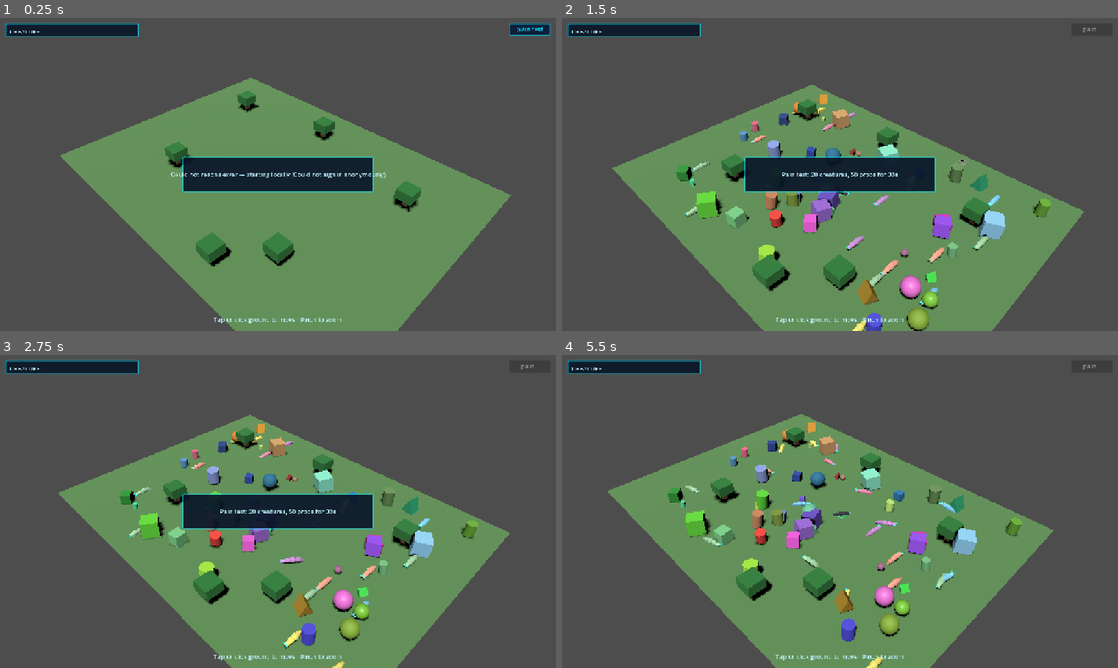
Above: before the commit, frames 1-4 (two rows, left to right).
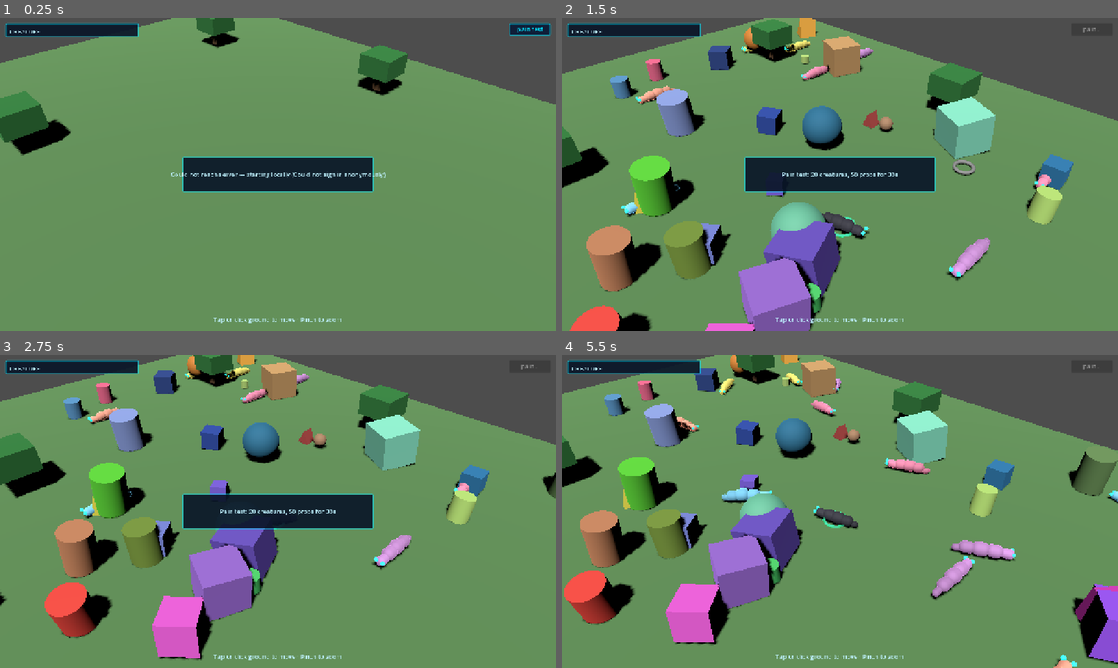
Above: after the commit, the same moments.

Repository: melqudsi/Creature
Game: Godot game, scene res://scenes/main.tscn
Two runs of this game, one before a commit and one after it. Both use one fixed random seed, a clock stepped at 60 frames per second and the inputs below.
Inputs (mouse positions are in pixels of both pictures, inside the frame that each line leads up to):
- Up to frame 1 (0.25 s): no input
- Up to frame 2 (1.5 s): click "pain test" at 0.5 s; tap Enter at 1.25 s; move the mouse to (962, 158) at 1.27 s; hold S (camera_pan_down) from 1.28 s (still down); click (962, 158) at 1.42 s
- Up to frame 3 (2.75 s): release S (camera_pan_down) at 2 s; drag from (166, 527) to (250, 574) at 2.02 s
- Up to frame 4 (5.5 s): move the mouse to (895, 442) at 2.77 s; hold D (camera_pan_right) 2.78-3.5 s; click (895, 442) at 2.92 s; drag from (812, 574) to (673, 464) at 3.52 s; move the mouse to (1006, 558) at 4.27 s; hold S (camera_pan_down) 4.28-5 s; click (1006, 558) at 4.42 s; drag from (673, 464) to (756, 433) at 5.02 s

The runs differ from the first frame. In frame 1, 53% of the frame differs, in the area x 0-100%, y 0-100%; in frame 2, 62%; in frame 3, 63%; in frame 4, 65%.

Commit message:
Add Godot live multiplayer, PWA orientation fix, and update agent docs.
Poll other players over Supabase, start zoomed in, remove boot toasts, and allow portrait PWA without landscape lock glitches.

Diff:
--- a/creature-godot/scripts/autoload/network_service.gd
+++ b/creature-godot/scripts/autoload/network_service.gd
@@ -16,6 +16,9 @@
 var _save_timer := 0.0
 var _web_request_pending := false
 var _web_request_result: Dictionary = {}
+var _world_map: WorldMap
+var _poll_accum := 0.0
+var _poll_in_flight := false
 
 func _uses_web_bridge() -> bool:
 	return OS.has_feature("web") and _web_net() != null
@@ -32,12 +35,39 @@
 	return net
 
 func _process(delta: float) -> void:
-	if not _save_dirty or not _online:
-		return
-	_save_timer += delta
-	if _save_timer >= POSITION_SAVE_INTERVAL:
-		_save_timer = 0.0
-		_flush_position_save()
+	if _save_dirty and _online:
+		_save_timer += delta
+		if _save_timer >= POSITION_SAVE_INTERVAL:
+			_save_timer = 0.0
+			_flush_position_save()
+	if _online and _world_map and is_instance_valid(_world_map):
+		_poll_accum += delta
+		if _poll_accum >= GameConfig.POLL_OTHERS_SEC and not _poll_in_flight:
+			_poll_accum = 0.0
+			_poll_remote_creatures()
+
+func start_creature_poll(world_map: WorldMap) -> void:
+	_world_map = world_map
+	_poll_accum = GameConfig.POLL_OTHERS_SEC
+	_poll_remote_creatures()
+
+func fetch_all_creatures() -> Array:
+	var resp := await _rest_request(HTTPClient.METHOD_GET, "/rest/v1/creatures?select=*")
+	if not resp.ok:
+		push_warning("fetch_all_creatures failed: %s" % resp.error)
+		return []
+	if typeof(resp.data) == TYPE_ARRAY:
+		return resp.data
+	return []
+
+func _poll_remote_creatures() -> void:
+	if not _online or _world_map == null or not is_instance_valid(_world_map):
+		return
+	_poll_in_flight = true
+	var rows: Array = await fetch_all_creatures()
+	_poll_in_flight = false
+	if _world_map and is_instance_valid(_world_map):
+		_world_map.sync_remote_creatures(rows)
 
 func is_online() -> bool:
 	return _online
@@ -81,10 +111,6 @@
 			_online = false
 			return false
 	GameState.player_data = db_row_to_player_data(row)
-	if is_new_player:
-		GameState.show_toast("New player saved to server")
-	else:
-		GameState.show_toast("Restored save from server")
 	return true
 
 func ensure_auth() -> bool:
@@ -143,7 +169,7 @@
 		return
 	_save_dirty = true
 
-func db_row_to_player_data(row: Dictionary) -> Dictionary:
+func db_row_to_player_data(row: Dictionary, for_player: bool = true) -> Dictionary:
 	var color := GameConfig.color_from_hex(str(row.get("color", "")))
 	return {
 		"id": str(row.get("id", "")),
@@ -154,7 +180,8 @@
 		"x": clampf(float(row.get("x", GameConfig.MAP_W / 2)), 0.0, GameConfig.MAP_W - 1.0),
 		"y": clampf(float(row.get("y", GameConfig.MAP_H / 2)), 0.0, GameConfig.MAP_H - 1.0),
 		"size_level": int(row.get("size_level", 1)),
-		"is_player": true,
+		"is_player": for_player,
+		"is_remote": not for_player,
 	}
 
 func creature_to_dict(creature: Creature) -> Dictionary:
--- a/creature-godot/scripts/camera/rts_camera.gd
+++ b/creature-godot/scripts/camera/rts_camera.gd
@@ -14,7 +14,7 @@
 const CAMERA_YAW := deg_to_rad(45.0)
 
 var _focus := Vector3.ZERO
-var _desired_distance := 22.0
+var _desired_distance := 8.0
 var _active_touches: Dictionary = {}
 var _touch_start := Vector2.ZERO
 var _touch_moved := false
@@ -28,6 +28,7 @@
 func _ready() -> void:
 	projection = PROJECTION_PERSPECTIVE
 	fov = 42.0
+	_desired_distance = zoom_min
 	_update_position(true)
 
 func bind_world_map(world_map: WorldMap) -> void:
--- a/creature-godot/scripts/config.gd
+++ b/creature-godot/scripts/config.gd
@@ -8,6 +8,7 @@
 const TILE_SIZE := 1.0
 
 const MOVE_TILES_PER_SEC := 1.0
+const POLL_OTHERS_SEC := 1.5
 
 const NAME_MAX_LEN := 10
 
--- a/creature-godot/scripts/main.gd
+++ b/creature-godot/scripts/main.gd
@@ -8,6 +8,8 @@
 func _ready() -> void:
 	await NetworkService.boot()
 	world_map.spawn_player()
+	if NetworkService.is_online():
+		NetworkService.start_creature_poll(world_map)
 	var player: Creature = world_map.get_player_creature()
 	if rts_camera.has_method("bind_world_map"):
 		rts_camera.bind_world_map(world_map)
--- a/creature-godot/scripts/units/creature.gd
+++ b/creature-godot/scripts/units/creature.gd
@@ -27,6 +27,7 @@
 var size_level := 1
 var is_asleep := false
 var is_player := false
+var is_remote := false
 var is_moving := false
 var is_spawning := false
 
@@ -37,6 +38,7 @@
 var _spawn_t := 0.0
 var _breath_phase := 0.0
 var _body_scale := 1.0
+var _remote_target := Vector2.ZERO
 var _segments: Array[MeshInstance3D] = []
 var _eyes: Array[MeshInstance3D] = []
 
@@ -55,6 +57,7 @@
 	grid_pos = Vector2(data.get("x", 8.0), data.get("y", 6.0))
 	size_level = int(data.get("size_level", 1))
 	is_player = data.get("is_player", false)
+	is_remote = data.get("is_remote", false)
 	is_asleep = data.get("is_asleep", false)
 	_apply_appearance()
 	_update_transform(true, 0.0)
@@ -65,6 +68,9 @@
 		spawn_fx.visible = true
 		_spawn_t = 0.0
 		scale = Vector3(0.01, 0.01, 0.01)
+	elif is_remote:
+		_remote_target = grid_pos
+		scale = Vector3.ONE * _body_scale
 	if creature_id != "preview" and creature_id != "portrait":
 		GameState.register_creature(self, data, is_player)
 
@@ -187,6 +193,10 @@
 	rotation.x = wave * 0.04
 
 func _process(delta: float) -> void:
+	if is_remote:
+		_process_remote(delta)
+		return
+
 	if is_spawning:
 		_spawn_t += delta
 		var p := clampf(_spawn_t / 1.2, 0.0, 1.0)
@@ -341,6 +351,38 @@
 		size_level = int(patch.size_level)
 		_apply_appearance()
 
+func apply_remote_state(row: Dictionary) -> void:
+	var target := Vector2(float(row.get("x", grid_pos.x)), float(row.get("y", grid_pos.y)))
+	_remote_target = target
+	var new_name := str(row.get("name", creature_name)).substr(0, GameConfig.NAME_MAX_LEN)
+	if new_name != creature_name:
+		creature_name = new_name
+	var new_level := int(row.get("size_level", size_level))
+	if new_level != size_level:
+		size_level = new_level
+		_apply_appearance()
+	var new_color := GameConfig.color_from_hex(str(row.get("color", "")))
+	if new_color != creature_color:
+		creature_color = new_color
+		_apply_appearance()
+
+func _process_remote(delta: float) -> void:
+	var to_target := _remote_target - grid_pos
+	var dist := to_target.length()
+	if dist > 0.02:
+		var step := minf(dist, delta * GameConfig.MOVE_TILES_PER_SEC * 1.5)
+		grid_pos += to_target / dist * step
+		is_moving = true
+		_move_dir = to_target / dist
+		_walk_phase += delta * 10.0
+		_apply_slither(delta)
+	else:
+		grid_pos = _remote_target
+		is_moving = false
+		_move_dir = Vector2.ZERO
+		_reset_body_pose()
+	_update_transform(false, delta)
+
 func _exit_tree() -> void:
 	if is_player and not creature_id.is_empty():
 		NetworkService.save_creature_position(creature_id, grid_pos.x, grid_pos.y, true)
--- a/creature-godot/scripts/world/world_map.gd
+++ b/creature-godot/scripts/world/world_map.gd
@@ -7,6 +7,8 @@
 @onready var click_marker: MeshInstance3D = $ClickMarker
 
 const CREATURE_SCENE := preload("res://scenes/units/creature.tscn")
+
+var _remote_by_user: Dictionary = {} # user_id -> Creature
 
 func _ready() -> void:
 	_build_ground()
@@ -73,6 +75,34 @@
 func get_player_creature() -> Creature:
 	return GameState.player_creature
 
+func sync_remote_creatures(rows: Array) -> void:
+	var player_uid := NetworkService.get_user_id()
+	var seen: Dictionary = {}
+	for row in rows:
+		if typeof(row) != TYPE_DICTIONARY:
+			continue
+		var uid := str(row.get("user_id", ""))
+		if uid.is_empty() or uid == player_uid:
+			continue
+		seen[uid] = true
+		if _remote_by_user.has(uid):
+			var existing: Creature = _remote_by_user[uid]
+			if is_instance_valid(existing):
+				existing.apply_remote_state(row)
+			continue
+		var data := NetworkService.db_row_to_player_data(row, false)
+		var remote: Creature = CREATURE_SCENE.instantiate() as Creature
+		creatures_root.add_child(remote)
+		remote.setup(data)
+		_remote_by_user[uid] = remote
+	for uid in _remote_by_user.keys():
+		if seen.has(uid):
+			continue
+		var creature: Creature = _remote_by_user[uid]
+		if is_instance_valid(creature):
+			creature.queue_free()
+		_remote_by_user.erase(uid)
+
 func show_click_marker(world_pos: Vector3) -> void:
 	click_marker.visible = true
 	click_marker.position = world_pos + Vector3(0, 0.05, 0)
--- a/creature-godot/web/index.manifest.json
+++ b/creature-godot/web/index.manifest.json
@@ -1 +1 @@
-{"background_color":"#000000","display":"fullscreen","icons" …(195 unchanged characters)… }],"name":"Creature RTS","orientation":"landscape","start_url":"./index.html"}
+{"background_color":"#000000","display":"fullscreen","icons" …(195 unchanged characters)… }],"name":"Creature RTS","orientation":"any","start_url":"./index.html"}
Not shown, changed: creature-godot/export_presets.cfg
Not shown, changed: README.md
Not shown, changed: creature-godot/README.md
Not shown, changed: creature-godot/docs/godot-porting-notes.md
Not shown, changed: creature-godot/web/custom_shell.html
Not shown, changed: creature-godot/web/index.html
Not shown, changed: creature-godot/web/index.pck
Not shown, changed: creature-godot/web/index.service.worker.js
Not shown, changed: creature-godot/web/manifest.webmanifest
